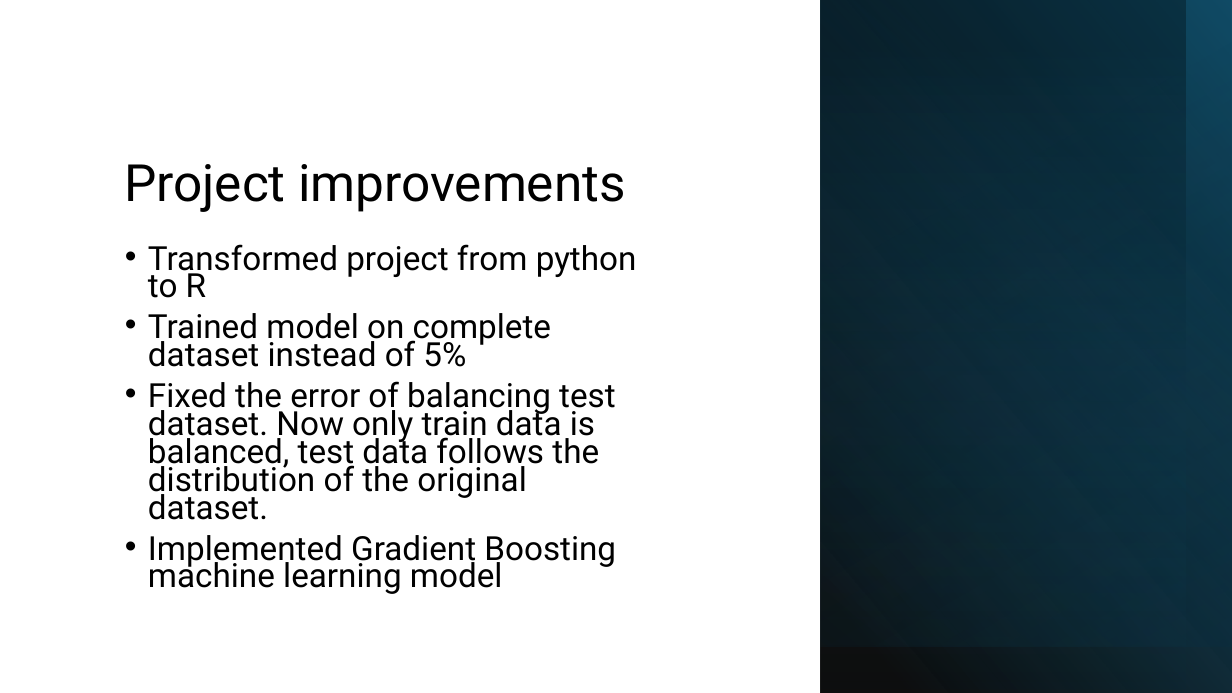
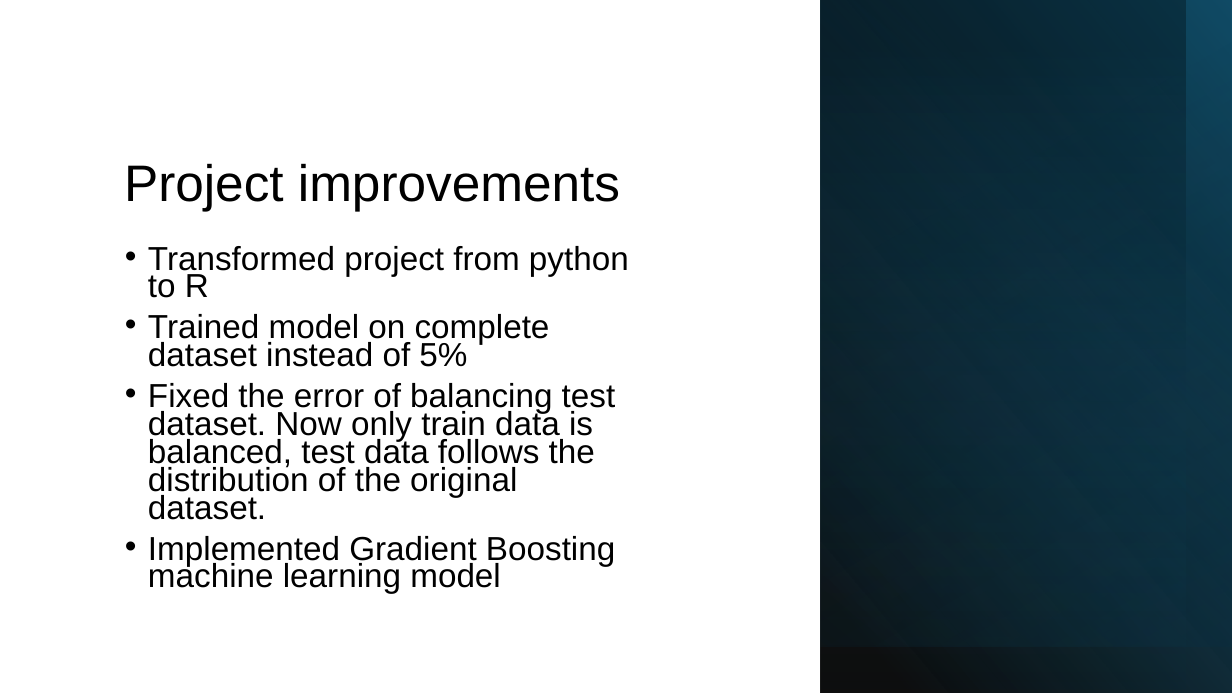
Before and after one commit to WojciechMisiura/RRproject, a slide deck: slide 3 of Slides/RR_project_slides.pptx. Drawn at 1232x693 pixels with LibreOffice and Linux fonts; fonts in the diff are those of the drawing. Boxes give left, top, right and bottom in pixels: in the first picture for what was removed or moved away, otherwise in the second. Text is boxed around its words. In the diff, an @@ line names an element or a change of style, - is before the commit and + after.

```diff
--- a/Slides/RR_project_slides.pptx
+++ b/Slides/RR_project_slides.pptx
@@ title "Project improvements" at box(124, 163, 620, 211): font Roboto to Arial @@
@@ text "Transformed project from python to ..." at box(148, 246, 629, 594): font Roboto to Arial @@
```
Also in this commit, not shown: 6 other slides changed.
